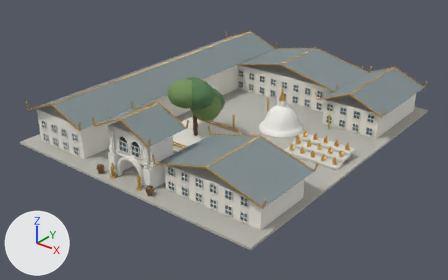
The glTF model public/landmarks/gangaramaya/map.glb: old version first, new version second.
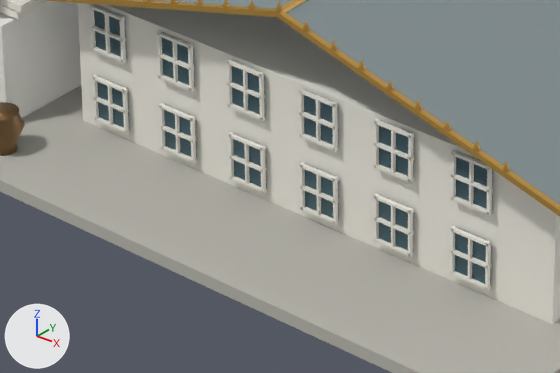
The first picture shows the older version from a 50 mm lens placed at (94.3, -122.9, 71.1), pointed at (0.8, -5.9, -1.5). The close-ups show the older and then the newer version on the part from 33% to 58% of the width and 59% to 86% of the height of that picture. Only the edits that show in the close-ups are written down. Every picture has the same lights, and +X, +Y and +Z are marked at lower left. Where no turn or scale is listed for an object, it has been applied to the vertices.
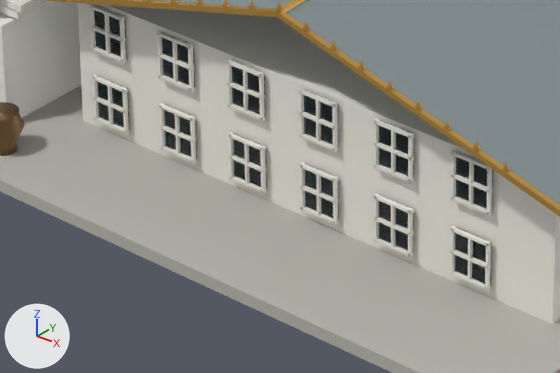
The edits, one by one:
In material 'Landmark / Glass shade' (mat_landmark___glass_shade), transmission_weight is now set to 1.0.

Changed parts and their boxes [x1, y1, x2, y2] in the close-ups (560 x 373 px):
'Mesh_0', surface changed: [93, 9, 489, 287] in both
